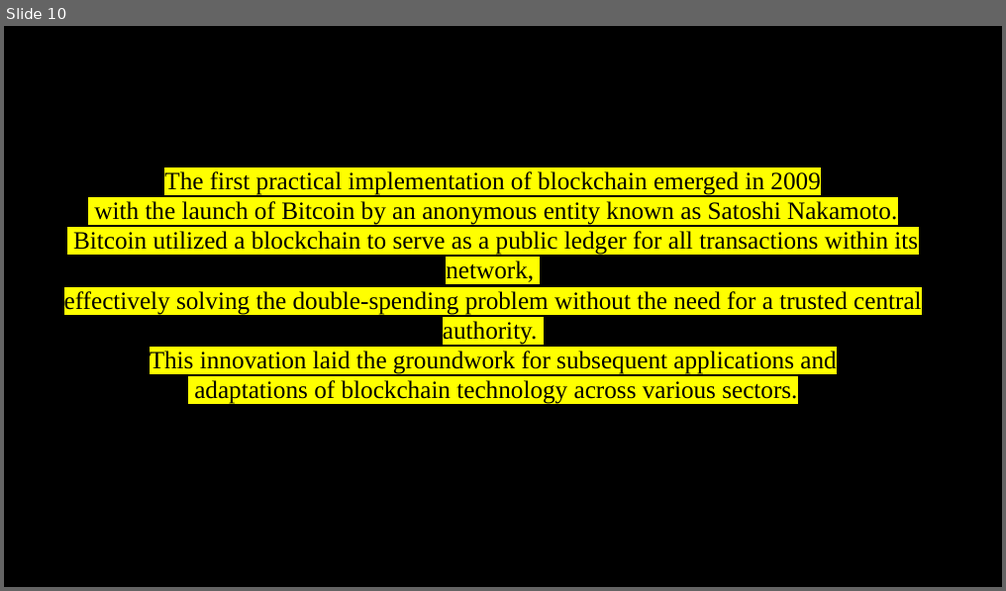
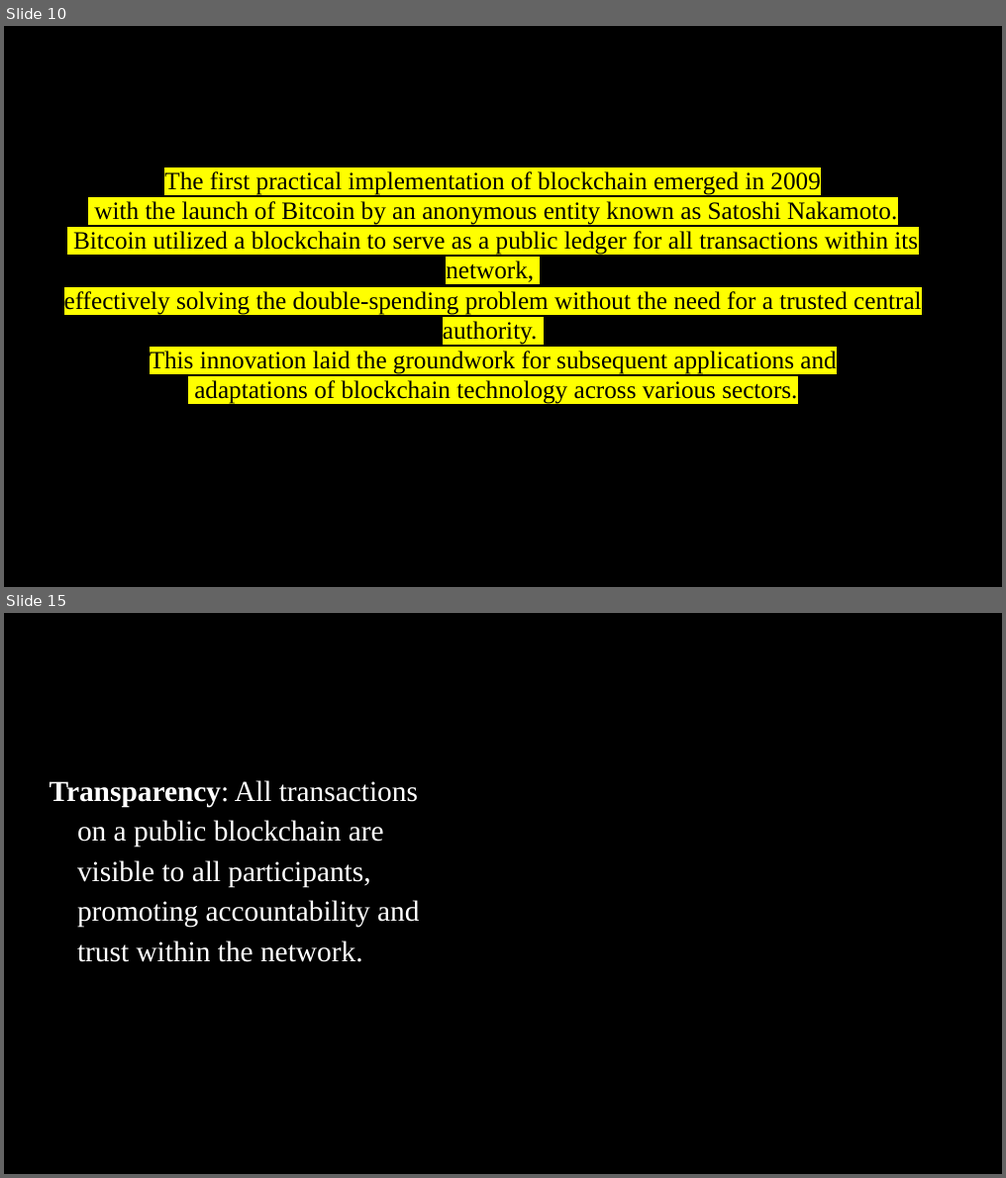
Before and after one commit to VaishakRajesh/seminar, a slide deck: Presentation Seminar.pptx. Shown one above the other, each under a label of ours: slide 10 before the commit, slides 10 and 15 after it; the slides between them are not shown. The pictures are 1006x591 and 1006x1178 pixels, drawn with LibreOffice and Linux fonts; fonts in the diff are those of the drawing; background and template pictures are left out. Boxes give left, top, right and bottom in pixels: in the first picture for what was removed or moved away, otherwise in the second. Text is boxed around its words. In the diff, an @@ line names an element or a change of style, - is before the commit and + after.

```diff
--- a/Presentation Seminar.pptx
+++ b/Presentation Seminar.pptx
@@ slide 15 added at (4,613,1002,1174), background picture (left out) @@
@@ text added at (50,780,419,962), 28 pt, text #FFFFFF @@
+Transparency: All transactions on a public blockchain are visible to all participants, promoting accountability and trust within the network.
```
Also in this commit, not shown: 10 other slides added, 17 other files.
